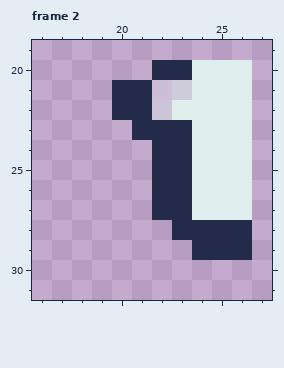
Pixel-art file, stored at public/assets/graphics/snek-numbers.ase. The first picture shows the starting point.
48x48 pixels, 10 frames. Shown: frame 2: x 16..27, y 19..31.
The result:
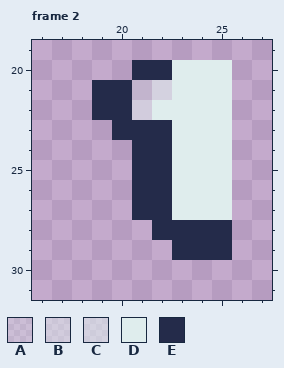
Palette (. is transparent): A #dfeded4c  B #dfeded80  C #dfeded98  D #dfeded  E #242b4a
What changed:
--- frame 2
@@ x 16..27 @@
 19 ............
-20 ......EEDDD.
-21 ....EEACDDD.
-22 ....EEBDDDD.
-23 .....EEEDDD.
-24 ......EEDDD.
-25 ......EEDDD.
-26 ......EEDDD.
-27 ......EEDDD.
-28 .......EEEE.
-29 ........EEE.
+20 .....EEDDD..
+21 ...EEACDDD..
+22 ...EEBDDDD..
+23 ....EEEDDD..
+24 .....EEDDD..
+25 .....EEDDD..
+26 .....EEDDD..
+27 .....EEDDD..
+28 ......EEEE..
+29 .......EEE..
 30 ............
